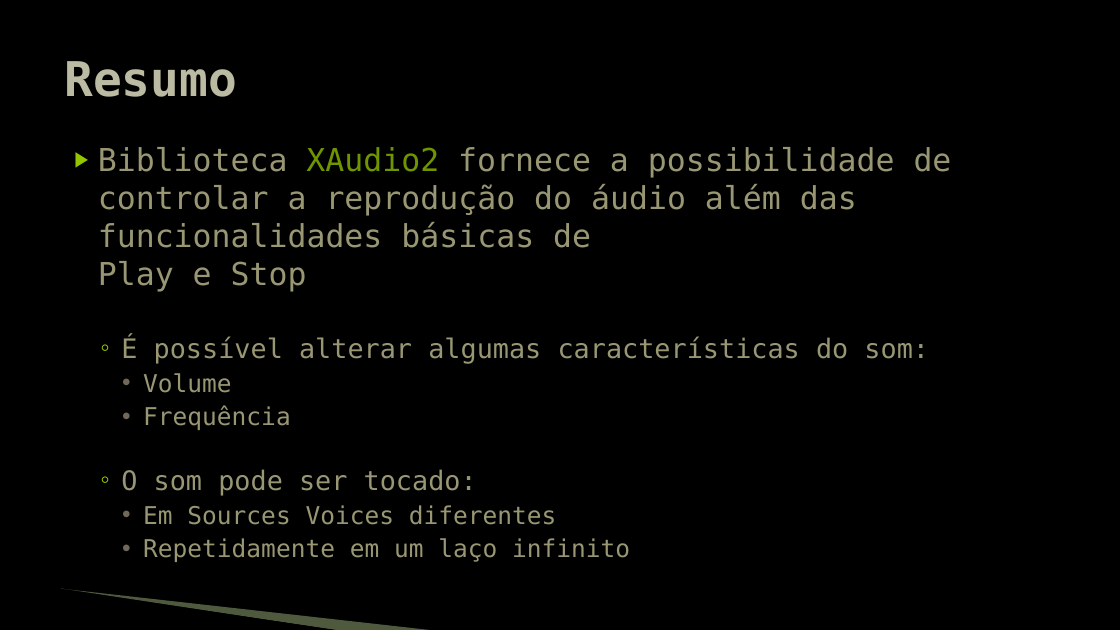
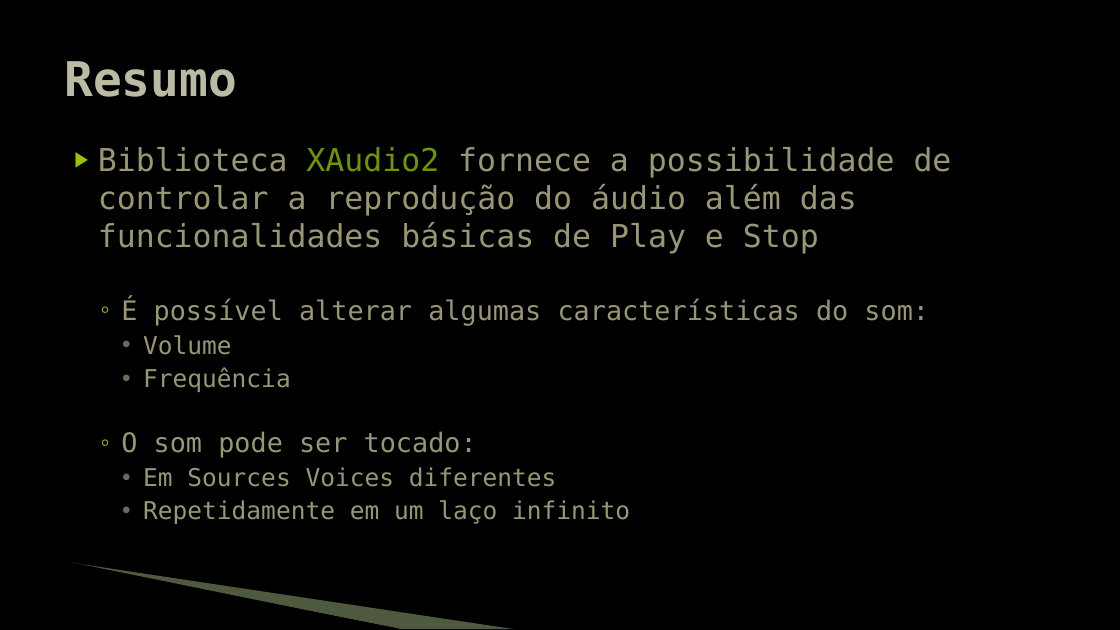
Before and after one commit to JudsonSS/Jogos, a slide deck: slide 12 of Slides/16. Controle do Áudio.pptx. Drawn at 1120x630 pixels with LibreOffice and Linux fonts; fonts in the diff are those of the drawing; background and template pictures are left out. Boxes give left, top, right and bottom in pixels: in the first picture for what was removed or moved away, otherwise in the second. Text is boxed around its words. In the diff, an @@ line names an element or a change of style, - is before the commit and + after.

```diff
--- a/Slides/16. Controle do Áudio.pptx
+++ b/Slides/16. Controle do Áudio.pptx
@@ text "Biblioteca XAudio2 fornece a possibilidade ..." rewrapped from [98, 147, 952, 562] to [98, 147, 952, 524] @@
@@ freeform shape: place and size @@
-freeform shape at [60, 590, 340, 630]
+freeform shape at [71, 565, 400, 629]
@@ freeform shape: place and size @@
-freeform shape at [61, 589, 437, 630]
+freeform shape at [73, 563, 514, 629]
```
Also in this commit, not shown: 11 other slides changed, 1 other file.
